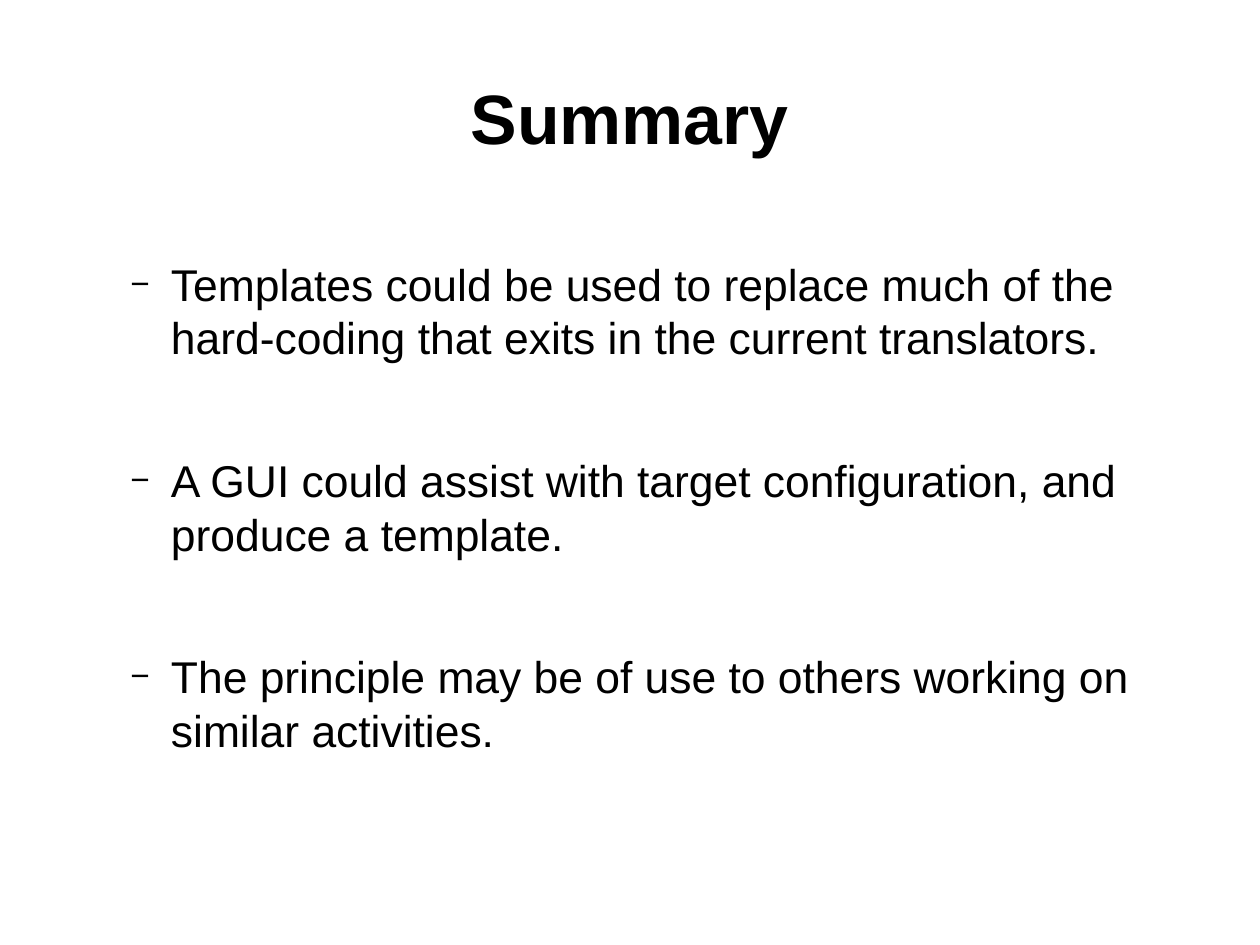
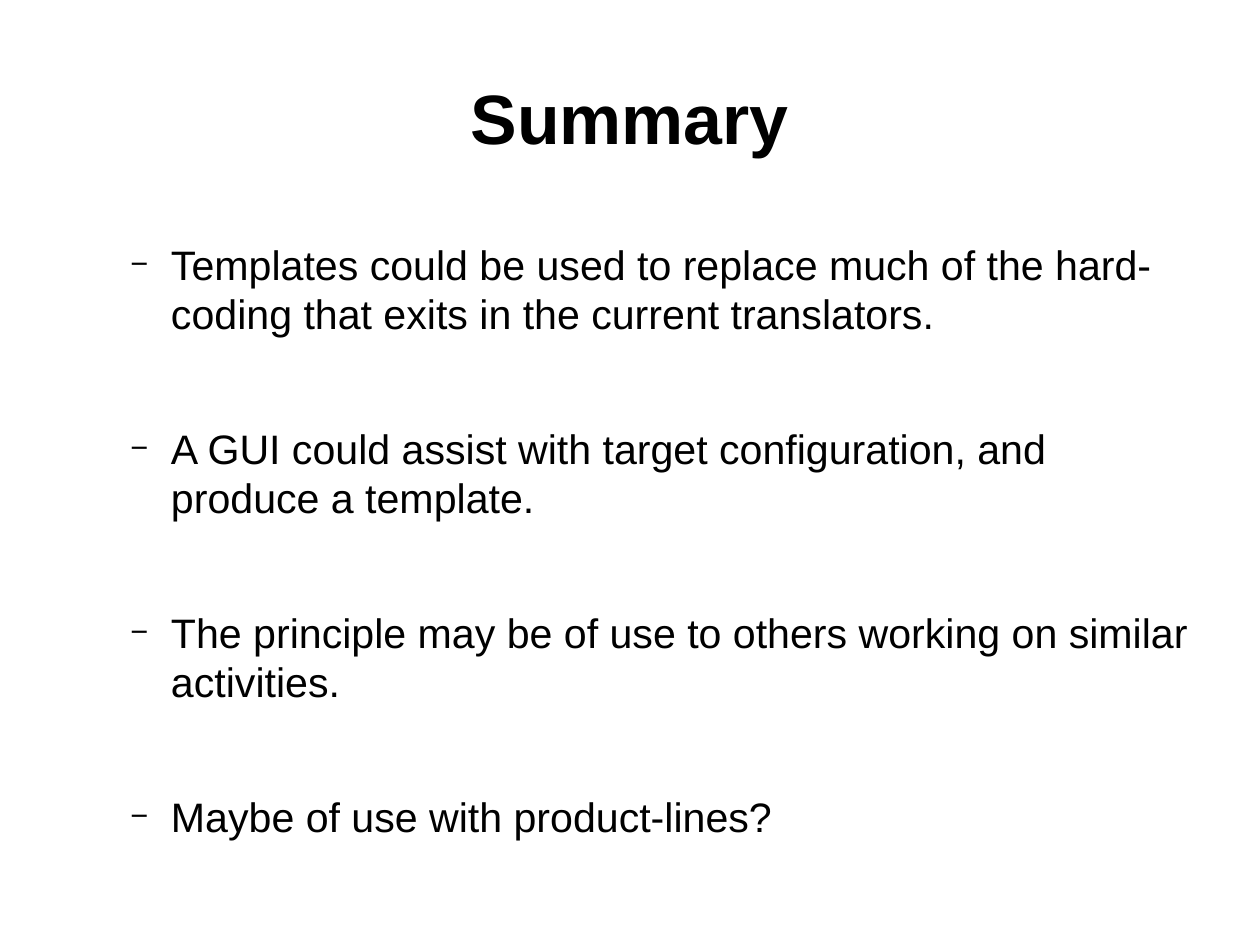
Before and after one commit to weetmuts/rodin-b-sharp-iUML_B_Utils, a slide deck: slide 16 of work/store/Writing/InterfaceTemplatesPaper(acceptedABZ2014)/presentation/templates.odp. Drawn at 1260x945 pixels with LibreOffice and Linux fonts; fonts in the diff are those of the drawing. Boxes give left, top, right and bottom in pixels: in the first picture for what was removed or moved away, otherwise in the second. Text is boxed around its words. In the diff, an @@ line names an element or a change of style, - is before the commit and + after.

```diff
--- a/work/store/Writing/InterfaceTemplatesPaper(acceptedABZ2014)/presentation/templates.odp
+++ b/work/store/Writing/InterfaceTemplatesPaper(acceptedABZ2014)/presentation/templates.odp
@@ text "Templates could be used to ...": place and size @@
-text "Templates could be used to ..." at bbox=[171, 268, 1128, 748]
+text "Templates could be used to ..." at bbox=[171, 250, 1188, 840]
@@ text at bbox=[171, 250, 1188, 698]: size 28 to 25.9 pt in "Templates could be used to replace much ...", "A GUI could assist with target configuration, ...", "The principle may be of use to ..." @@
@@ text at bbox=[171, 802, 772, 840]: paragraph added @@
+  − Maybe of use with product-lines?
```
Also in this commit, not shown: 2 other files.
